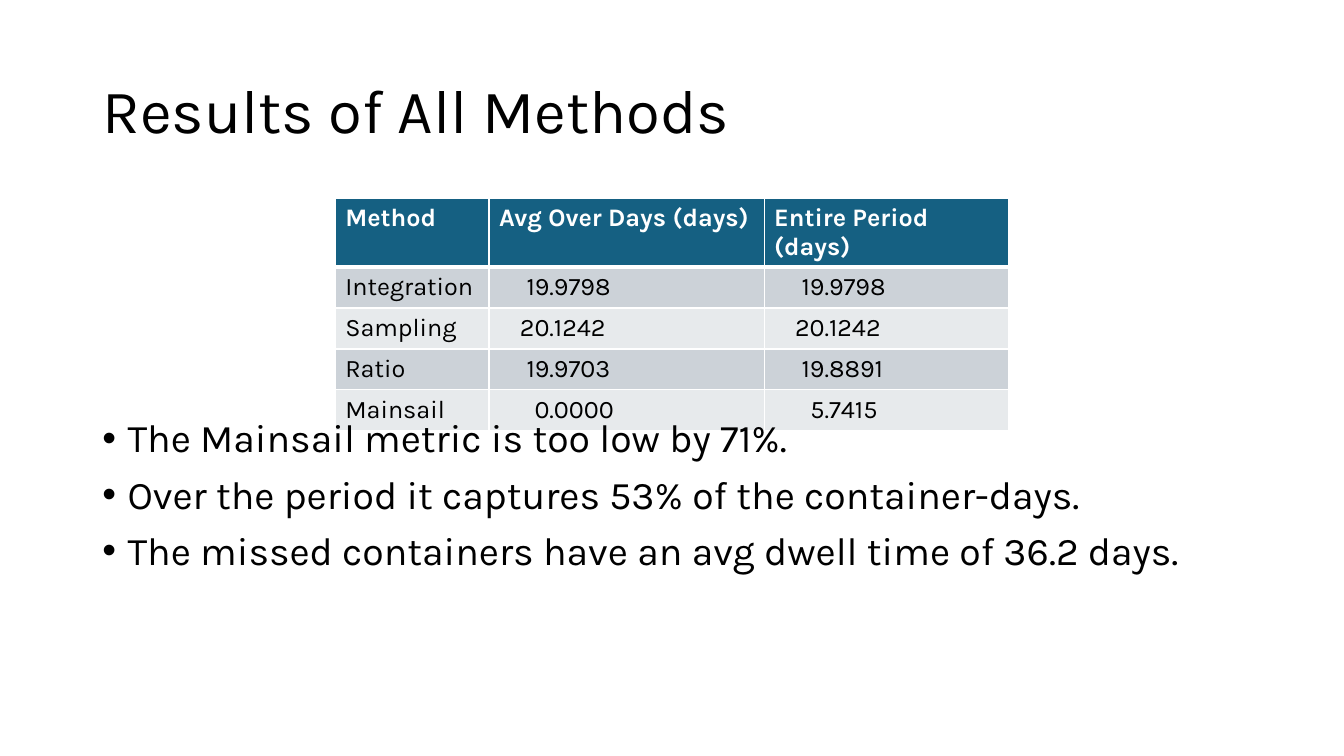
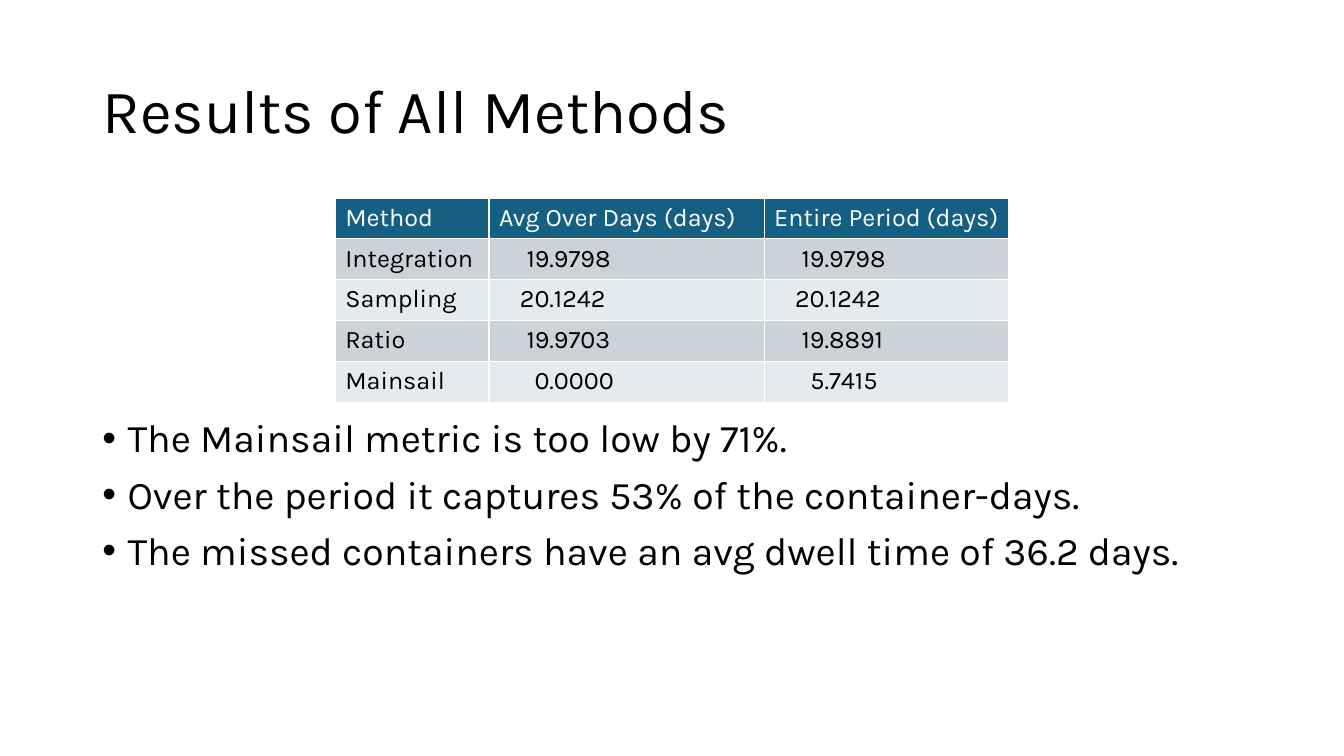
Before and after one commit to billjohnson-carrix/python, a slide deck: slide 4 of dwell time aggregations/Dwell Time Aggregations.pptx (slide 10 before the commit). Drawn at 1344x756 pixels with LibreOffice and Linux fonts; fonts in the diff are those of the drawing. Boxes give left, top, right and bottom in pixels: in the first picture for what was removed or moved away, otherwise in the second. Text is boxed around its words. In the diff, an @@ line names an element or a change of style, - is before the commit and + after.

```diff
--- a/dwell time aggregations/Dwell Time Aggregations.pptx
+++ b/dwell time aggregations/Dwell Time Aggregations.pptx
@@ table at box(336, 198, 1010, 402) @@
@@ bold off in "Method", "Avg Over Days (days)", "Entire Period (days)" @@
```
Also in this commit, not shown: 3 other slides changed, 1 slide added, 5 other files.
